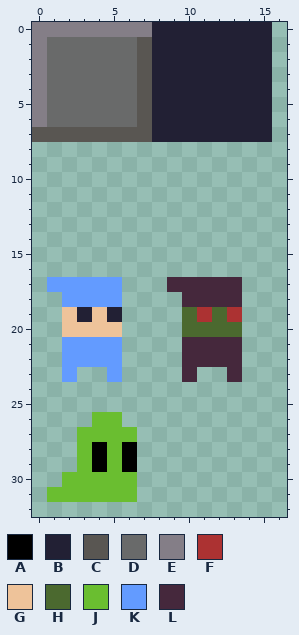
Two versions of one pixel-art sprite, assets/tilesheet/tilesheet.png. The picture above was drawn from the file before the commit.
The file is 64x64 pixels. Shown: x 0..16, y 0..32.
Palette (. is transparent): A #000000  B #222034  C #595652  D #696a6a  E #847e87  F #ac3232  G #eec39a  H #4b692f  J #6abe30  K #639bff  L #45283c
Once edited:
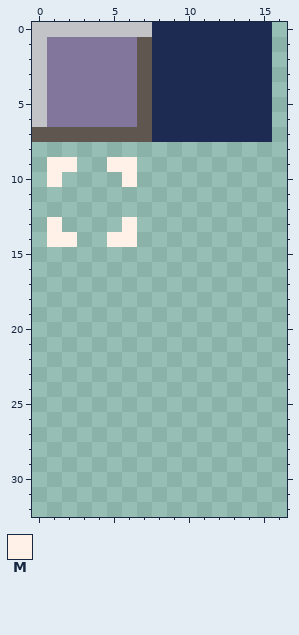
Colours new in this view: M #fff1e8
Changes in this commit:
colour B: #222034 -> #1d2b53
colour C: #595652 -> #5f574f
colour D: #696a6a -> #83769c
colour E: #847e87 -> #c2c3c7
Changed rows in their new state; - is a pixel that keeps its letter.
first column x 1:
 9 MM--MM-------
10 M----M-------
13 M----M-------
14 MM--MM-------
17 .....---.....
18 -....----....
19 -....----....
20 -....----....
21 -....----....
22 -....----....
23 -.--.----.--.
26 ---..--------
27 --....-------
28 --....-------
29 --....-------
30 -.....-------
31 ......-------
